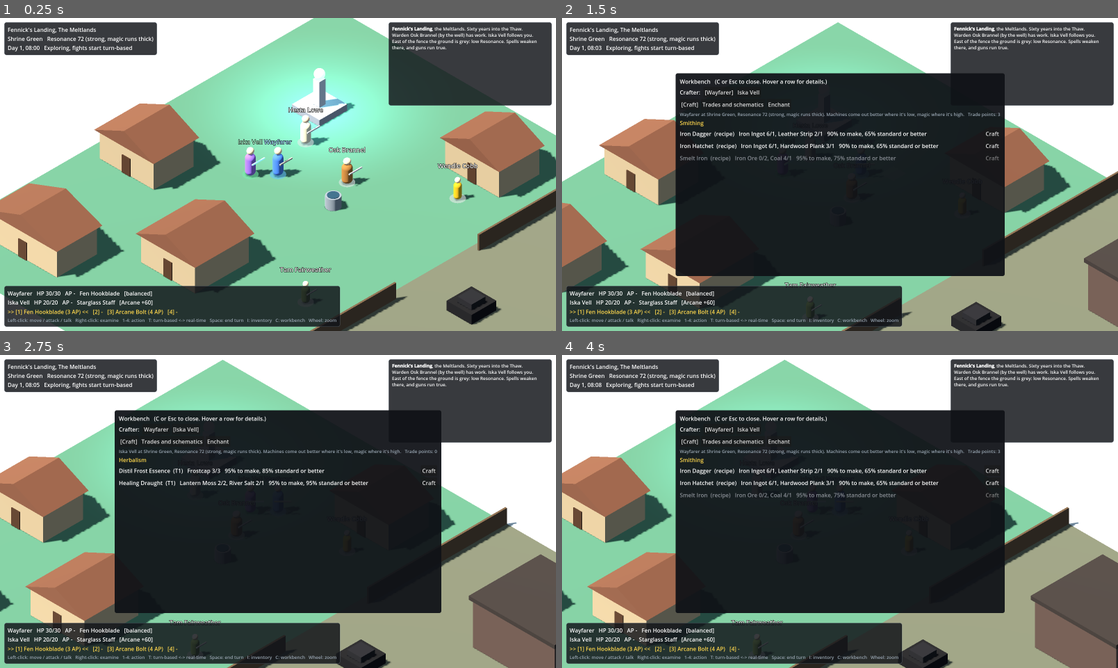
Above: before the commit, frames 1-4 (two rows, left to right).
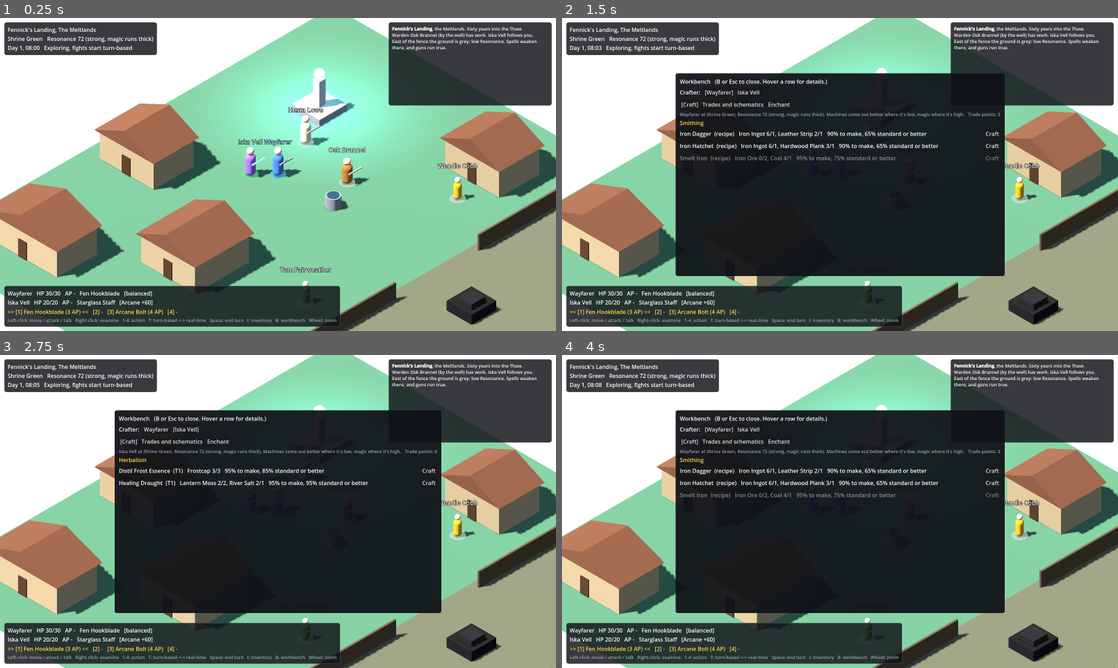
Above: after the commit, the same moments.

Repository: AustinTom/Harrowmere
Game: Godot game, scene res://scenes/main.tscn
Same seed, same stepped clock (60 frames per second), same inputs: the game is played once before the commit and once after it.
Inputs (mouse positions are in pixels of both pictures, inside the frame that each line leads up to):
- Up to frame 1 (0.25 s): no input
- Up to frame 2 (1.5 s): tap Enter at 0.5 s; move the mouse to (962, 158) at 0.52 s; tap B at 0.6 s; click (962, 158) at 0.67 s; tap Space at 0.77 s; tap C at 0.8 s; click "[Wayfarer]" at 1.25 s
- Up to frame 3 (2.75 s): click "Iska Vell" at 2 s
- Up to frame 4 (4 s): click "Wayfarer" at 2.75 s; click "[Craft]" at 3.5 s

The runs differ from the first frame. In frame 1, less than 0.1% of the frame differs, in the area x 49-60%, y 96-98%; in frame 2, 24%; in frame 3, 31%, in the area x 0-100%, y 0-100%; in frame 4, 31%.

Commit message:
Move the workbench to B so C/K can open the character sheet
Co-Authored-By: Claude Opus 5.5 <noreply@anthropic.com>
Claude-Session: https://claude.ai/code/session_01LH11Cnc1iwngEFGQD4d3oQ

Diff:
--- a/data/dialogue.json
+++ b/data/dialogue.json
@@ -142,7 +142,7 @@
         ]
       },
       "howto": {
-        "text": "Every trade has five tiers. Each tier you earn, you pick two of its four schematics, so no two engineers know the same things. Anything else you find or buy on paper. Parts chain: a trigger needs a spring and a housing, and a carbine needs the trigger. Press C for your workbench.",
+        "text": "Every trade has five tiers. Each tier you earn, you pick two of its four schematics, so no two engineers know the same things. Anything else you find or buy on paper. Parts chain: a trigger needs a spring and a housing, and a carbine needs the trigger. Press B for your workbench.",
         "options": [{"text": "Back.", "next": "intro"}]
       }
     }
--- a/scripts/ui/crafting_panel.gd
+++ b/scripts/ui/crafting_panel.gd
@@ -27,7 +27,7 @@
 	var v := VBoxContainer.new()
 	add_child(v)
 	var title := Label.new()
-	title.text = "Workbench   (C or Esc to close. Hover a row for details.)"
+	title.text = "Workbench   (B or Esc to close. Hover a row for details.)"
 	v.add_child(title)
 	_who_row = HBoxContainer.new()
 	v.add_child(_who_row)
--- a/scripts/ui/hud.gd
+++ b/scripts/ui/hud.gd
@@ -48,7 +48,7 @@
 	_hotbar.add_theme_color_override("font_color", Color("#ffd84d"))
 	pv.add_child(_hotbar)
 	var keys := Label.new()
-	keys.text = "Left-click: move / attack / talk   Right-click: examine   1-4: action   T: turn-based <-> real-time   Space: end turn   I: inventory   C: workbench   Wheel: zoom"
+	keys.text = "Left-click: move / attack / talk   Right-click: examine   1-4: action   T: turn-based <-> real-time   Space: end turn   I: inventory   B: workbench   Wheel: zoom"
 	keys.add_theme_color_override("font_color", Color("#9aa7b3"))
 	keys.add_theme_font_size_override("font_size", 13)
 	pv.add_child(keys)
--- a/scripts/ui/player_controller.gd
+++ b/scripts/ui/player_controller.gd
@@ -83,7 +83,7 @@
 				combat.end_turn(p)
 			KEY_I:
 				hud.toggle_inventory()
-			KEY_C:
+			KEY_B:
 				hud.toggle_crafting()
 			KEY_ESCAPE:
 				hud.close_panels()
Binary file changed: docs/screenshots/01_town.png
Binary file changed: docs/screenshots/02_dialogue.png
Binary file changed: docs/screenshots/03_inventory.png
Binary file changed: docs/screenshots/04_combat_turn_based.png
Binary file changed: docs/screenshots/05_combat_real_time.png
Binary file changed: docs/screenshots/06_workbench_trades.png
Binary file changed: docs/screenshots/07_workbench_craft.png
Binary file changed: docs/screenshots/08_workbench_enchant.png
Binary file changed: docs/screenshots/09_identify.png
Binary file changed: docs/screenshots/10_appraiser.png
